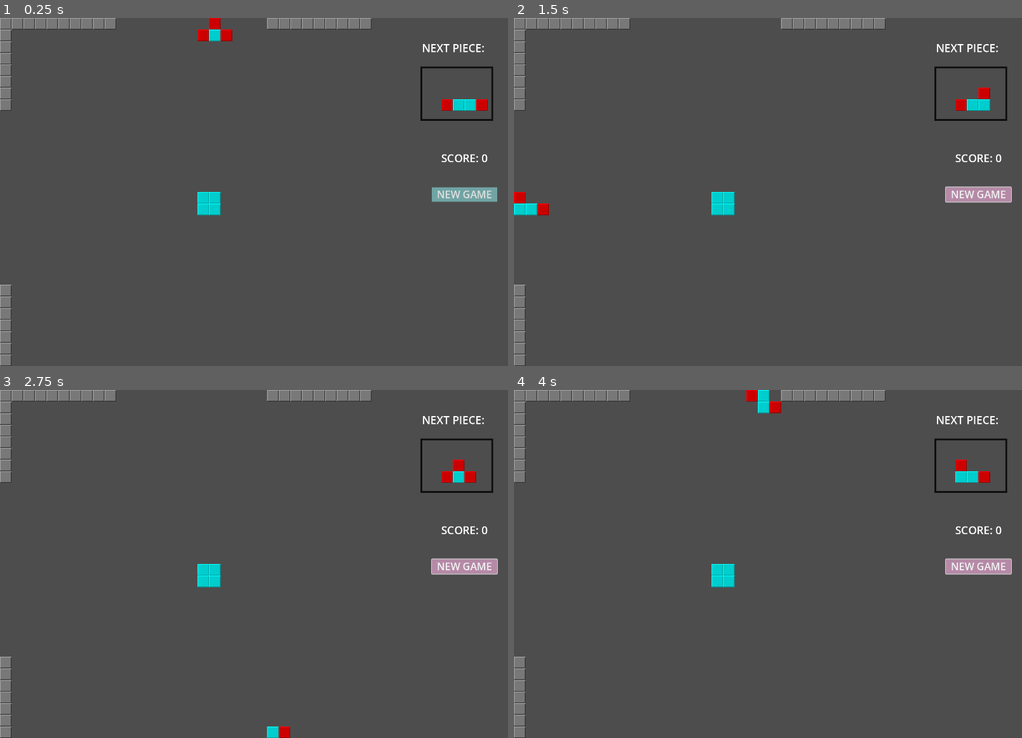
Above: before the commit, frames 1-4 (two rows, left to right).
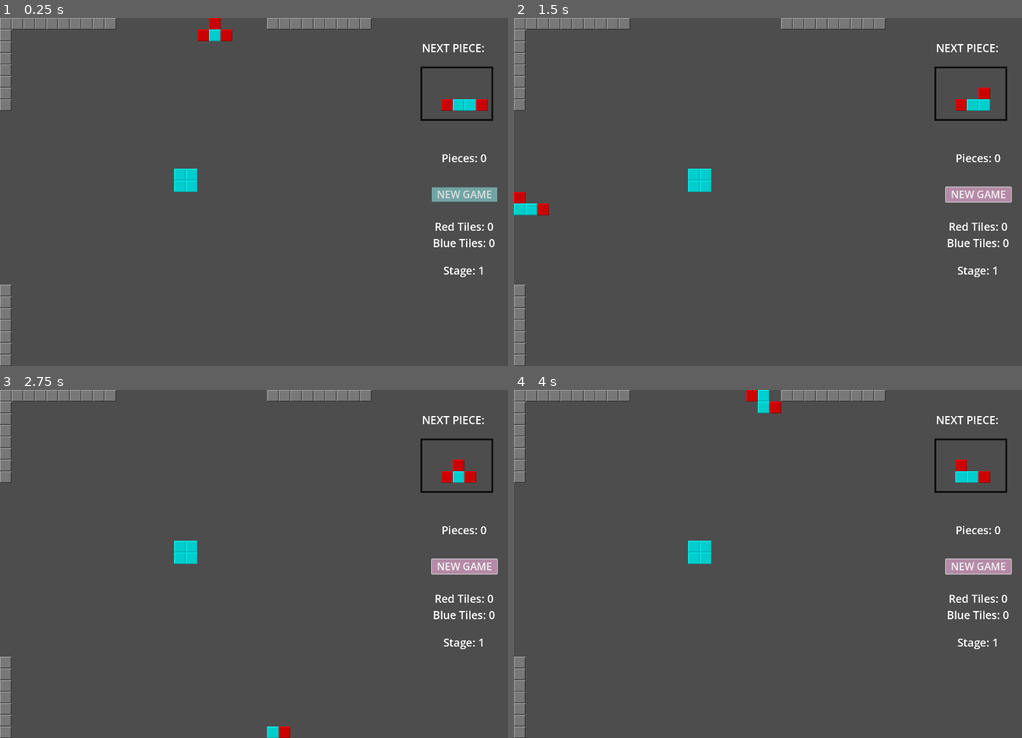
Above: after the commit, the same moments.

Repository: rodrivas78/new_dock_tetris
Game: Godot game, scene res://scenes/tile_map.tscn
Same seed, same stepped clock (60 frames per second), same inputs: the game is played once before the commit and once after it.
Inputs:
- Up to frame 1 (0.25 s): no input
- Up to frame 2 (1.5 s): click "NEW GAME" at 0.5 s; click "NEW GAME" at 1.25 s
- Up to frame 3 (2.75 s): tap Enter at 2 s; hold Right (ui_right) from 2.03 s (still down); tap Space (rotate_piece) at 2.1 s
- Up to frame 4 (4 s): release Right (ui_right) at 2.78 s; hold Down (ui_down) 2.78-3.53 s; tap Space (rotate_piece) at 2.85, 3.5, 3.6 s; hold Right (ui_right) from 3.53 s (still down)

The runs differ from the first frame. In frame 1, 1.1% of the frame differs, in the area x 34-98%, y 39-75%; in frame 2, 1.1%; in frame 3, 1.1%; in frame 4, 1.1%.

Commit message:
adiciona lógica (primeira versão) para alternar estágios

Diff:
--- a/TileMap.gd
+++ b/TileMap.gd
@@ -88,9 +88,14 @@
 var active_piece : Array
 
 #game variables
+var stage: int = 1
+var piece_count : int = 0
+var red_tiles : int = 0
+var blue_tiles : int = 0
 var score : int
 const REWARD : int = 100
 var game_running : bool
+var is_color_adjacent_tiles_enabled : bool = true
 
 #tilemap variables
 var tile_id : int = 0
@@ -130,10 +135,10 @@
 
 # Adiciona uma peça fixa no centro do tabuleiro no início do jogo
 func create_fixed_center_piece():
-	var center_pos = Vector2i(COLS / 2, ROWS / 2)
+	#var center_pos = Vector2i(COLS / 2, ROWS / 2)
+	var center_pos = Vector2i(15, 13)
 	var center_piece = o[0] # Usando o formato "O" como exemplo
 	for i in center_piece:
-		#next_piece_type = pick_piece()
 		set_cell(board_layer, center_pos + i, tile_id, Vector2i(0,0))
 
 # Called every frame. 'delta' is the elapsed time since the previous frame.
@@ -400,10 +405,26 @@
 		clear_piece()
 		cur_pos += dir
 		draw_piece(active_piece, cur_pos, piece_atlas)
+		#detects if piece has passed the central block
+		if movement_directions[spawn_side] == Vector2i(0, 1) and cur_pos.y >= 27:
+			$HUD.get_node("GameOverLabel").show()
+			game_running = false
+		elif movement_directions[spawn_side] == Vector2i(-1, 0) and cur_pos.x <= 2:
+			$HUD.get_node("GameOverLabel").show()
+			game_running = false
+		elif movement_directions[spawn_side] == Vector2i(0, -1) and cur_pos.y <= 3:
+			$HUD.get_node("GameOverLabel").show()
+			game_running = false
+		elif movement_directions[spawn_side] == Vector2i(1, 0) and cur_pos.x >= 27:
+			$HUD.get_node("GameOverLabel").show()
+			game_running = false
+
 	else:
 		#if dir == Vector2i.DOWN:
 		if dir == movement_directions[spawn_side]:
 			land_piece()
+			piece_count += 1
+			$HUD.get_node("PiecesLabel").text = "Pieces: " + str(piece_count)
 			#check_rows()
 			piece_type = next_piece_type
 			piece_atlas = next_piece_atlas
@@ -634,6 +655,8 @@
 
 
 func update_adjacent_tiles():
+	red_tiles = 0
+	blue_tiles = 0
 	var directions = [Vector2i.LEFT, Vector2i.RIGHT, Vector2i.UP, Vector2i.DOWN]
 
 	for pos in special_positions:
@@ -645,16 +668,34 @@
 				occupied_count += 1
 		# Define a cor apenas para 2, 3 ou 4 espaços ocupados
 		var new_atlas = piece_atlas  # Mantém a cor original por padrão
-		if occupied_count == 1:
+		if occupied_count == 1:  #Vermelho
 			new_atlas = Vector2i(3, 0)
+			red_tiles += 1
+			$HUD.get_node("RedTilesLabel").text = "Red Tiles: " + str(red_tiles)
 		elif occupied_count == 2:
-			new_atlas = Vector2i(3 - 1, 0)
+			new_atlas = Vector2i(2, 0)
 		elif occupied_count == 3:
-			new_atlas = Vector2i(3 + 1, 0)
+			new_atlas = Vector2i(4, 0)
 		elif occupied_count == 4:
-			new_atlas = Vector2i(3 + 3, 0)
-
-		set_cell(active_layer, pos, tile_id, new_atlas)
+			new_atlas = Vector2i(6, 0)
+			blue_tiles += 1
+			$HUD.get_node("BlueTilesLabel").text = "Blue Tiles: " + str(blue_tiles)
+		if is_color_adjacent_tiles_enabled:
+			set_cell(board_layer, pos, tile_id, new_atlas)
+		#seta condicionais para avançar de estágio -
+		#Stage 1:
+		if piece_count >= 9 and blue_tiles >= 6 and red_tiles <= 2:
+			stage += 1
+			$HUD.get_node("StageLabel").text = "Stage: " + str(stage)
+			piece_count = 0
+			blue_tiles = 0
+			red_tiles = 0
+			is_color_adjacent_tiles_enabled = false
+			clear_board()
+		elif piece_count >= 9 and blue_tiles <= 6 and red_tiles >= 3:
+			$HUD.get_node("GameOverLabel").show()
+			game_running = false
+
 
 func clear_panel():
 	for i in range(36, 42):
--- a/scenes/hud.tscn
+++ b/scenes/hud.tscn
@@ -37,12 +37,53 @@
 vertical_alignment = 1
 
 [node name="ScoreLabel" type="Label" parent="."]
-offset_left = 1190.0
+visible = false
+offset_left = 1159.0
 offset_top = 364.0
-offset_right = 1370.0
+offset_right = 1399.0
 offset_bottom = 409.0
 theme_override_font_sizes/font_size = 30
-text = "SCORE: 0"
+text = "Pieces: 0"
+horizontal_alignment = 1
+vertical_alignment = 1
+
+[node name="PiecesLabel" type="Label" parent="."]
+offset_left = 1159.0
+offset_top = 364.0
+offset_right = 1399.0
+offset_bottom = 409.0
+theme_override_font_sizes/font_size = 30
+text = "Pieces: 0"
+horizontal_alignment = 1
+vertical_alignment = 1
+
+[node name="RedTilesLabel" type="Label" parent="."]
+offset_left = 1159.0
+offset_top = 553.0
+offset_right = 1399.0
+offset_bottom = 598.0
+theme_override_font_sizes/font_size = 30
+text = "Red Tiles: 0"
+horizontal_alignment = 1
+vertical_alignment = 1
+
+[node name="BlueTilesLabel" type="Label" parent="."]
+offset_left = 1159.0
+offset_top = 598.0
+offset_right = 1399.0
+offset_bottom = 643.0
+theme_override_font_sizes/font_size = 30
+text = "Blue Tiles: 0"
+horizontal_alignment = 1
+vertical_alignment = 1
+
+[node name="StageLabel" type="Label" parent="."]
+offset_left = 1159.0
+offset_top = 674.0
+offset_right = 1399.0
+offset_bottom = 719.0
+theme_override_font_sizes/font_size = 30
+text = "Stage: 1"
 horizontal_alignment = 1
 vertical_alignment = 1
 
